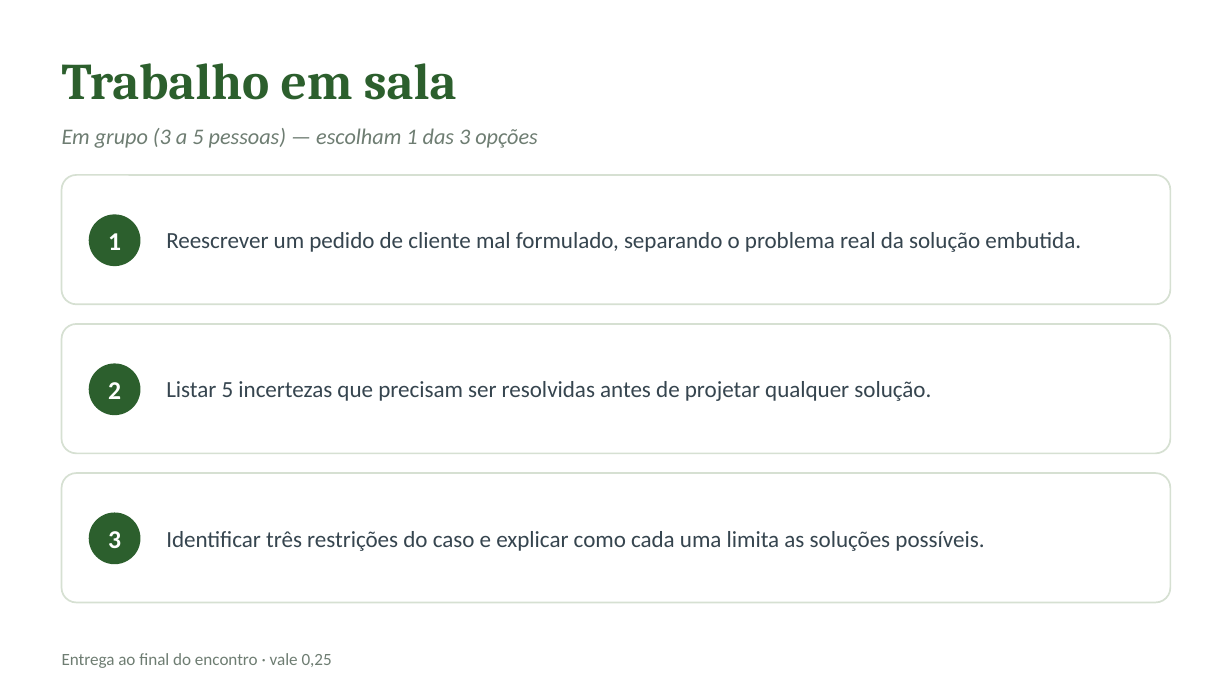
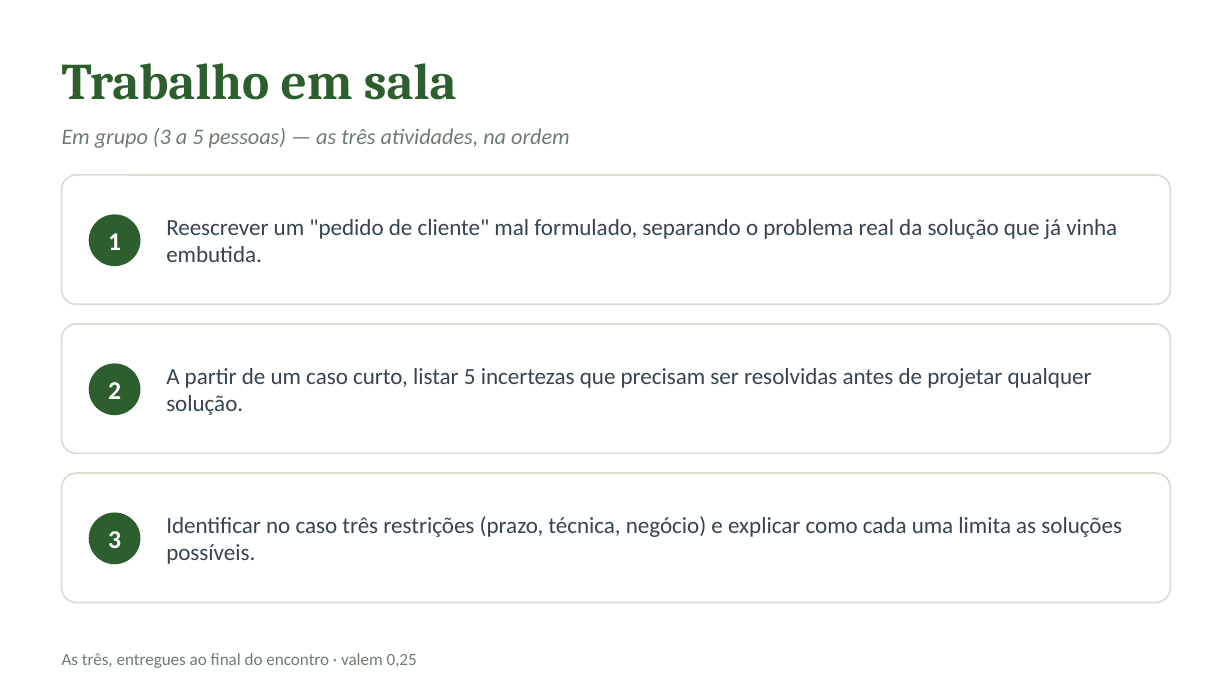
Before and after one commit to CatolicaSC-EngSoft/g1126-analise-projeto-desenvolvimento-agil-alunos, a slide deck: slide 25 of slides/aula-01-abertura-papel-da-analise.pptx (slide 24 before the commit). Drawn at 1232x693 pixels with LibreOffice and Linux fonts; fonts in the diff are those of the drawing. Boxes give left, top, right and bottom in pixels: in the first picture for what was removed or moved away, otherwise in the second. Text is boxed around its words. In the diff, an @@ line names an element or a change of style, - is before the commit and + after.

Commit message:
Trabalhos de sala: fazer as três atividades; aluno que entra depois; decks regerados com infográfico da avaliação

```diff
--- a/slides/aula-01-abertura-papel-da-analise.pptx
+++ b/slides/aula-01-abertura-papel-da-analise.pptx
@@ text at (62, 128, 570, 148): text changed @@
-Em grupo (3 a 5 pessoas) — escolham 1 das 3 opções
+Em grupo (3 a 5 pessoas) — as três atividades, na ordem
@@ text at (166, 219, 1117, 262): text changed @@
-Reescrever um pedido de cliente mal formulado, separando o problema real da solução embutida.
+Reescrever um "pedido de cliente" mal formulado, separando o problema real da solução que já vinha embutida.
@@ text at (166, 368, 1092, 415): text changed @@
-Listar 5 incertezas que precisam ser resolvidas antes de projetar qualquer solução.
+A partir de um caso curto, listar 5 incertezas que precisam ser resolvidas antes de projetar qualquer solução.
@@ text at (166, 516, 1122, 564): text changed @@
-Identificar três restrições do caso e explicar como cada uma limita as soluções possíveis.
+Identificar no caso três restrições (prazo, técnica, negócio) e explicar como cada uma limita as soluções possíveis.
@@ text at (62, 653, 417, 668): text changed @@
-Entrega ao final do encontro · vale 0,25
+As três, entregues ao final do encontro · valem 0,25
```
Also in this commit, not shown: 4 other slides changed, 1 slide added, 19 other files.
